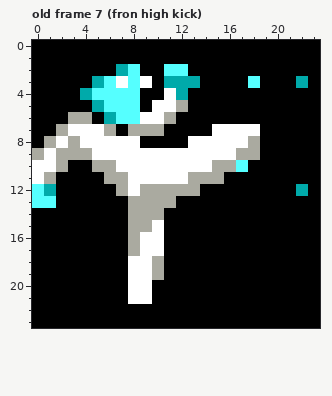
Pixel-art file: resources/images/jann_kick_24x24-4-animation.aseprite. Above: the version before the commit.
24x24 pixels, 19 frames. Shown: old frame 7 (fron high kick). The commit also changed other frames, which this record leaves out.
Now the later version:
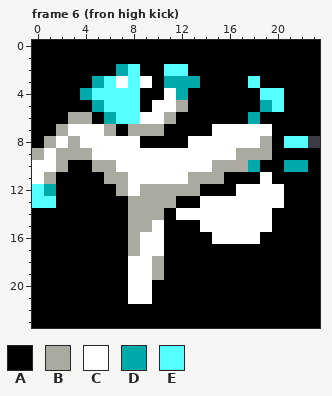
Palette (. is transparent): A #000000  B #aaaaa0  C #ffffff  D #00aaaa  E #55ffff
A new or re-ordered frame is compared with the old frame closest to it.
Difference:
frames 19 -> 20
Frame 6 (fron high kick) is new; against old frame 7 (fron high kick):
y 3: x 22 D -> A
y 4: x 19..20 AA -> EE
y 5: x 19..20 AA -> DE
y 6: x 18 A -> D
y 7: x 19 A -> C
y 8: x 18..19 BA -> CB; x 21..23 AAA -> EE.
y 9: x 19 A -> B
y 10: x 17..18 EA -> BD; x 21..22 AA -> DD
y 11: x 19 A -> C
y 12: x 17..20 AAAA -> CCCC; x 22 D -> A
y 13: x 14..20 AAAAAAA -> CCCCCCC
y 14: x 12..19 AAAAAAAA -> CCCCCCCC
y 15: x 14..19 AAAAAA -> CCCCCC
y 16: x 15..18 AAAA -> CCCC
